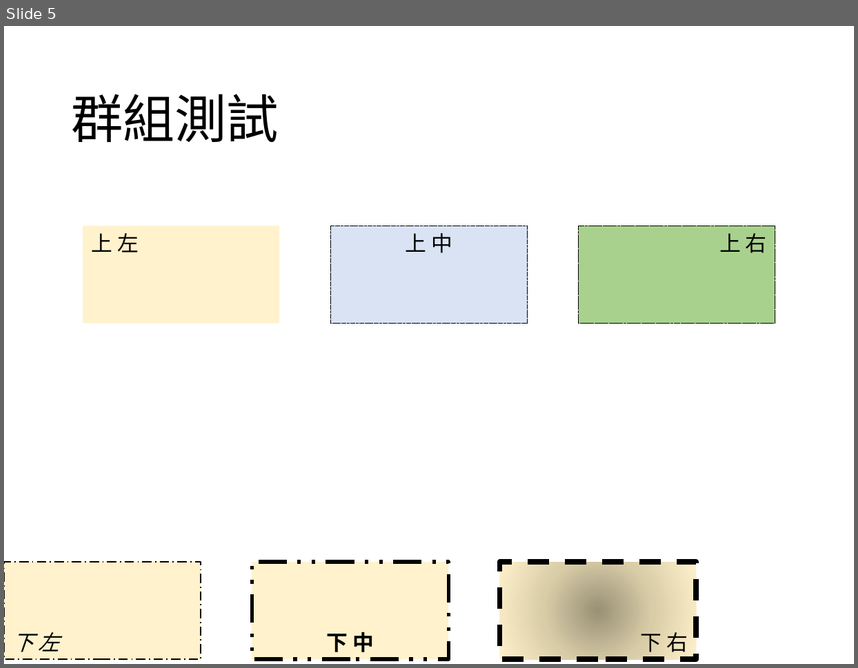
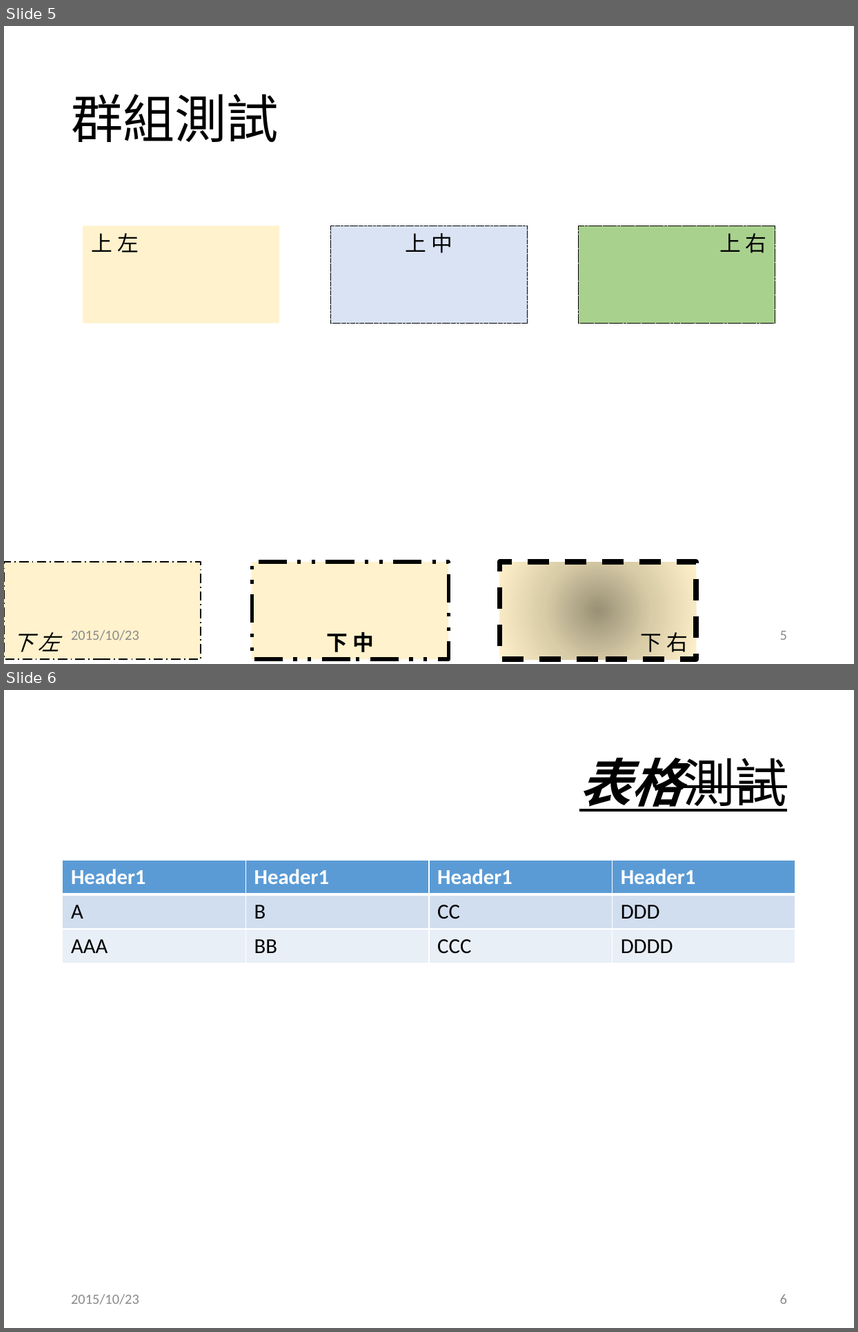
Before and after one commit to g21589/PPTX2HTML, a slide deck: files/test.pptx. Shown one above the other, each under a label of ours: slide 5 before the commit, slides 5 and 6 after it. The pictures are 858x668 and 858x1332 pixels, drawn with LibreOffice and Linux fonts; fonts in the diff are those of the drawing. Boxes give left, top, right and bottom in pixels: in the first picture for what was removed or moved away, otherwise in the second. Text is boxed around its words. In the diff, an @@ line names an element or a change of style, - is before the commit and + after.

```diff
--- a/files/test.pptx
+++ b/files/test.pptx
@@ slide 6 added at [4, 690, 854, 1328], background #FFFFFF @@
@@ title added at [579, 758, 787, 811], 44 pt, text #000000, bold, italic, underline @@
+表格測試
@@ table added at [63, 860, 797, 964], 3 rows, 4 columns @@
+Header1 | Header1 | Header1 | Header1
+A | B | CC | DDD
+AAA | BB | CCC | DDDD
@@ text added at [71, 1294, 139, 1304], 12 pt, text #8C8C8C @@
+2015/10/23
@@ page number added at [780, 1294, 787, 1303], 12 pt, text #8C8C8C @@
+6
@@ slide 5 changed as well @@
@@ text added at [71, 630, 139, 640], 12 pt, text #8C8C8C @@
+2015/10/23
@@ page number added at [780, 630, 787, 639], 12 pt, text #8C8C8C @@
+5
```
Also in this commit, not shown: 4 other slides changed, 35 other files.
